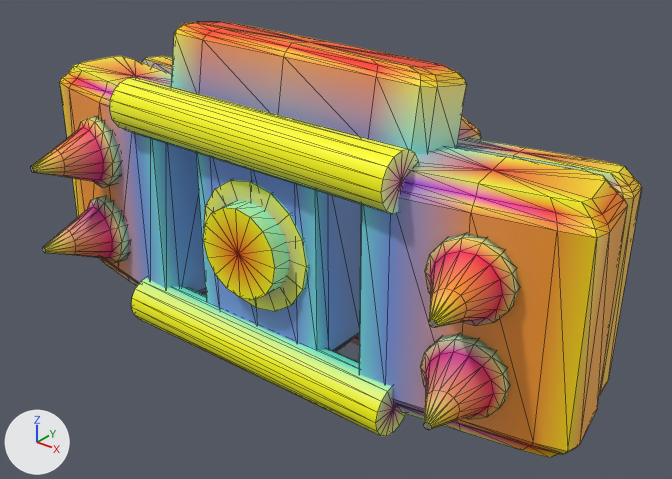
Two versions of the glTF model models/parts/llm_gen_chest_armor_044_140072.glb, one commit apart.
Before and after are seen from a camera (50 mm lens) standing at (30.5, -41.0, 23.8) and looking at (2.4, -6.0, 2.1). Arrows for +X, +Y and +Z are at lower left; the lights stay in place. The picture after the commit comes second. Mesh edges are drawn as thin lines.

Names of what the first picture shows: 'adapter_pectoral_frame_r', 'addon_collar_gorget_8_barrel_metal', 'addon_mega_bezel_6_barrel_metal', 'addon_mega_lens_7_optic_cyan', 'bumper_block_2_barrel_metal_l', 'bumper_block_2_barrel_metal_r', 'center_visor_plate_5_barrel_metal', 'impact_stud_a_3_barrel_metal_l', 'impact_stud_a_3_barrel_metal_r', 'impact_stud_b_4_barrel_metal_l', 'impact_stud_b_4_barrel_metal_r', 'lower_rollbar_1_barrel_metal', 'upper_rollbar_0_barrel_metal' and 2 more.
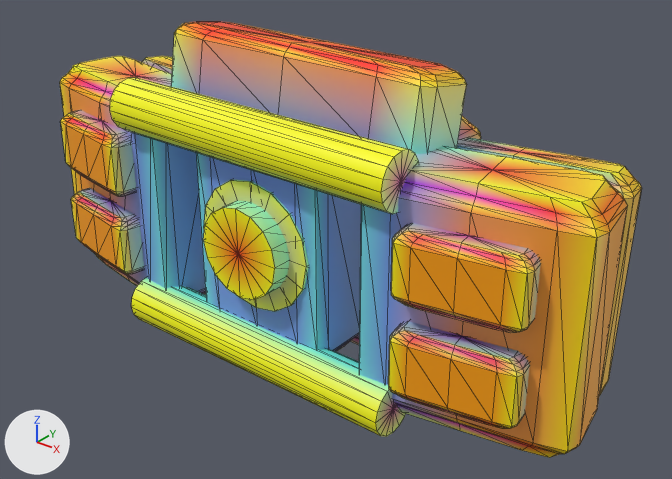
What changed in the scene script:
```text
Add me_era_brick_b_4_barrel_metal_l:
    me_era_brick_b_4_barrel_metal_l.from_pydata(...)  # 114 vertices, 224 faces; spans x -15.64..-9.0, y -10.9..-7.6, z -2.3..1.45
    me_era_brick_b_4_barrel_metal_l.materials.append(mat_defaultmaterial_010)
Add me_era_brick_b_4_barrel_metal_r:
    me_era_brick_b_4_barrel_metal_r.from_pydata(...)  # 114 vertices, 224 faces; spans x 9.0..15.64, y -10.9..-7.6, z -2.3..1.45
    me_era_brick_b_4_barrel_metal_r.materials.append(mat_defaultmaterial_009)
Add me_era_brick_a_3_barrel_metal_l:
    me_era_brick_a_3_barrel_metal_l.from_pydata(...)  # 114 vertices, 224 faces; spans x -15.64..-9.0, y -10.9..-7.6, z 2.75..6.5
    me_era_brick_a_3_barrel_metal_l.materials.append(mat_defaultmaterial_008)
Add me_era_brick_a_3_barrel_metal_r:
    me_era_brick_a_3_barrel_metal_r.from_pydata(...)  # 114 vertices, 224 faces; spans x 9.0..15.64, y -10.9..-7.6, z 2.75..6.5
    me_era_brick_a_3_barrel_metal_r.materials.append(mat_defaultmaterial_007)
Remove ob_impact_stud_a_3_barrel_metal_r:
    ob_impact_stud_a_3_barrel_metal_r = bpy.data.objects.new('impact_stud_a_3_barrel_metal_r', me_impact_stud_a_3_barrel_metal_r)
    ob_impact_stud_a_3_barrel_metal_r.location = (0.0, 0.0, 0.0)
Remove ob_impact_stud_a_3_barrel_metal_l:
    ob_impact_stud_a_3_barrel_metal_l = bpy.data.objects.new('impact_stud_a_3_barrel_metal_l', me_impact_stud_a_3_barrel_metal_l)
    ob_impact_stud_a_3_barrel_metal_l.location = (0.0, 0.0, 0.0)
Remove ob_impact_stud_b_4_barrel_metal_r:
    ob_impact_stud_b_4_barrel_metal_r = bpy.data.objects.new('impact_stud_b_4_barrel_metal_r', me_impact_stud_b_4_barrel_metal_r)
    ob_impact_stud_b_4_barrel_metal_r.location = (0.0, 0.0, 0.0)
Remove ob_impact_stud_b_4_barrel_metal_l:
    ob_impact_stud_b_4_barrel_metal_l = bpy.data.objects.new('impact_stud_b_4_barrel_metal_l', me_impact_stud_b_4_barrel_metal_l)
    ob_impact_stud_b_4_barrel_metal_l.location = (0.0, 0.0, 0.0)
Add ob_era_brick_b_4_barrel_metal_l:
    ob_era_brick_b_4_barrel_metal_l = bpy.data.objects.new('era_brick_b_4_barrel_metal_l', me_era_brick_b_4_barrel_metal_l)
    ob_era_brick_b_4_barrel_metal_l.location = (0.0, 0.0, 0.0)
Add ob_era_brick_b_4_barrel_metal_r:
    ob_era_brick_b_4_barrel_metal_r = bpy.data.objects.new('era_brick_b_4_barrel_metal_r', me_era_brick_b_4_barrel_metal_r)
    ob_era_brick_b_4_barrel_metal_r.location = (0.0, 0.0, 0.0)
Add ob_era_brick_a_3_barrel_metal_l:
    ob_era_brick_a_3_barrel_metal_l = bpy.data.objects.new('era_brick_a_3_barrel_metal_l', me_era_brick_a_3_barrel_metal_l)
    ob_era_brick_a_3_barrel_metal_l.location = (0.0, 0.0, 0.0)
Add ob_era_brick_a_3_barrel_metal_r:
    ob_era_brick_a_3_barrel_metal_r = bpy.data.objects.new('era_brick_a_3_barrel_metal_r', me_era_brick_a_3_barrel_metal_r)
    ob_era_brick_a_3_barrel_metal_r.location = (0.0, 0.0, 0.0)
```

Boxes [x1, y1, x2, y2] around the edits, measured in the pictures (672 x 479 px):
'era_brick_a_3_barrel_metal_r', added (orange)
    after: [391, 223, 541, 333]
'era_brick_b_4_barrel_metal_r', added (orange)
    after: [388, 322, 530, 429]
'impact_stud_a_3_barrel_metal_r', deleted
    before: [425, 233, 519, 327]
'impact_stud_b_4_barrel_metal_r', deleted
    before: [420, 334, 510, 430]
'era_brick_a_3_barrel_metal_l', added (orange)
    after: [60, 110, 136, 196]
'era_brick_b_4_barrel_metal_l', added (orange)
    after: [71, 188, 144, 274]
'impact_stud_a_3_barrel_metal_l', deleted
    before: [31, 116, 121, 187]
'impact_stud_b_4_barrel_metal_l', deleted
    before: [43, 196, 129, 263]
